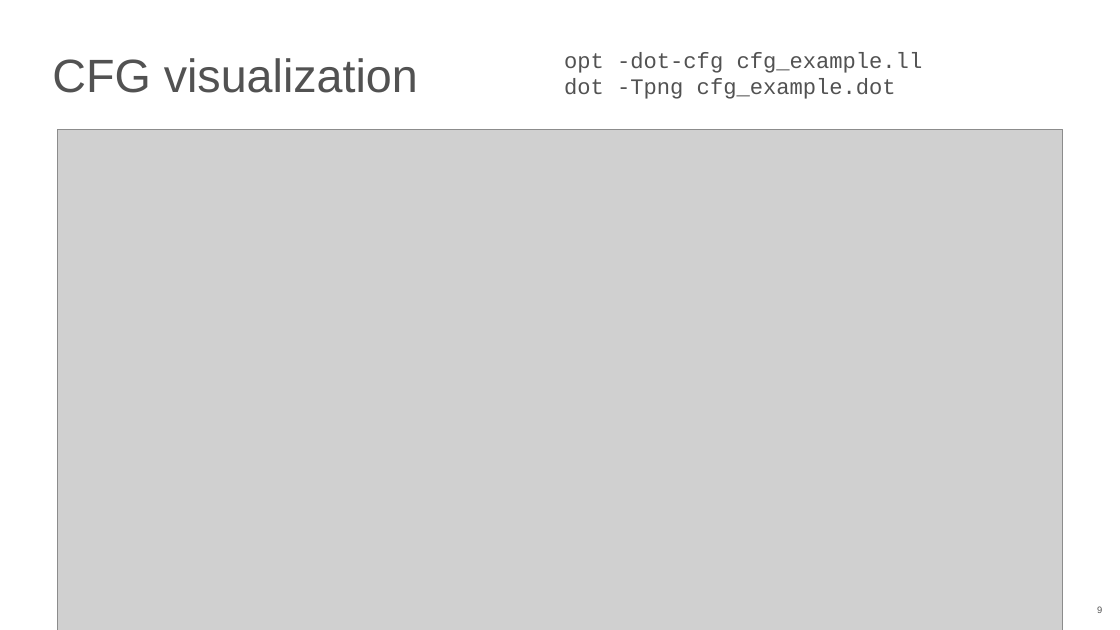
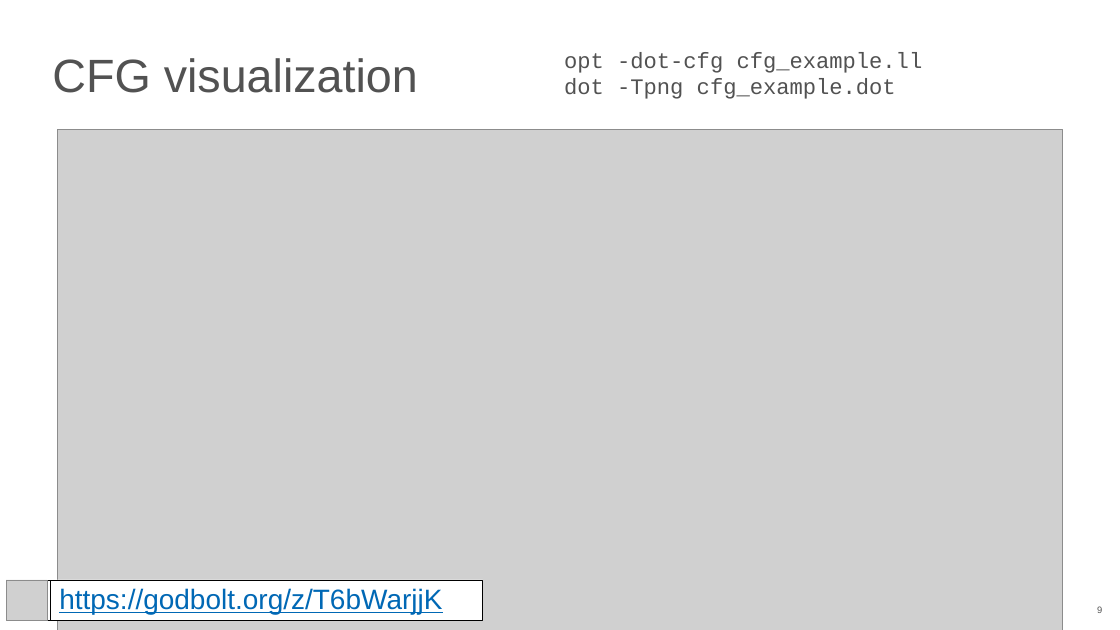
Before and after one commit to NN-complr-tech/Complr-course-lectures, a slide deck: slide 9 of 06-Optimizations-2.pptx. Drawn at 1120x630 pixels with LibreOffice and Linux fonts; fonts in the diff are those of the drawing; grey boxes stand for pictures. Boxes give left, top, right and bottom in pixels: in the first picture for what was removed or moved away, otherwise in the second. Text is boxed around its words. In the diff, an @@ line names an element or a change of style, - is before the commit and + after.

```diff
--- a/06-Optimizations-2.pptx
+++ b/06-Optimizations-2.pptx
@@ rectangle added at (6,580,482,621), fill #FFFFFF, outline #000000 0.75 pt @@
@@ picture added at (6,580,47,621) @@
@@ rectangle added at (51,580,483,621), fill #FFFFFF, outline #000000 0.75 pt, 24 pt, text #0068B5, underline @@
+https://godbolt.org/z/T6bWarjjK
```
Also in this commit, not shown: 6 other slides changed, 1 slide added.
